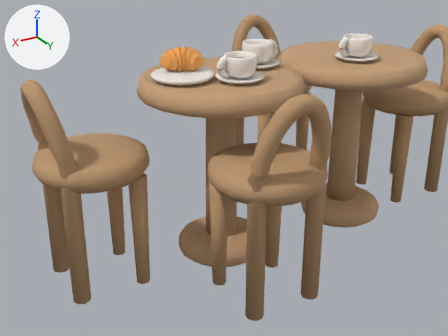
One commit to the glTF model assets/models/19-cafe-table-set/19-cafe-table-set.glb: the scene before it, then after it.
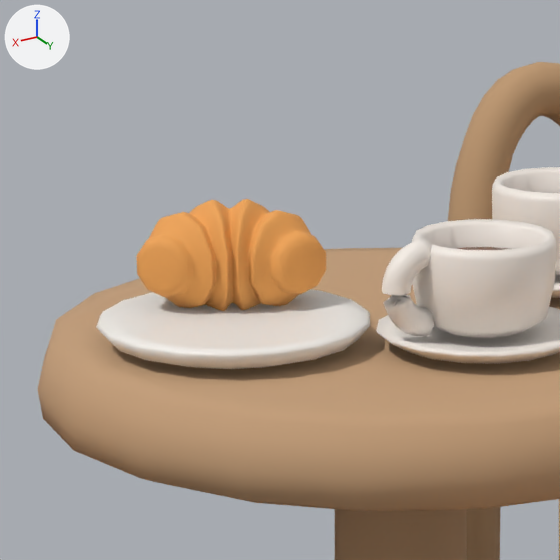
Old and new are each drawn whole from a 50 mm lens placed at (2.304, 3.042, 2.088), pointed at (0.618, 0.232, 0.683) and again close up on the part from 29% to 58% of the width and 0% to 39% of the height. The lights are fixed; the arrows at upper left show +X, +Y and +Z. The first two pictures are the older version. Where no turn or scale is listed for an object, it has been applied to the vertices.

The first close-up shows 'chair_hairpin_30', 'croissant_22', 'cup_14', 'cup_18', 'cup_handle_16', 'plate_21', 'saucer_13', 'table_pedestal_7', 'table_top_5' and 3 more.
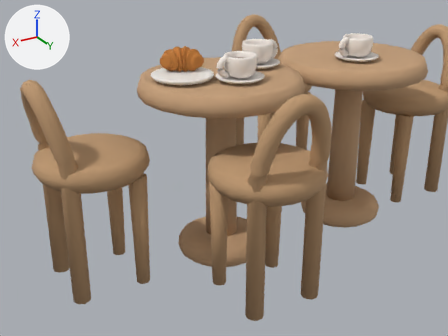
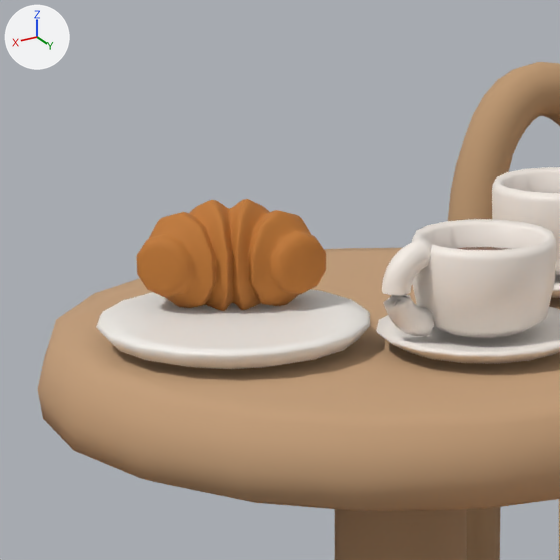
What differs and where, as boxes (x1, y1, x2, y2) in the close-ups (560 x 560 px):
'croissant_22', recoloured (darker)
    both: (136, 199, 326, 311)

What changed in the scene script:
```text
Change mat_croissant:
    mat_croissant.base_color: (0.871, 0.376, 0.0908) -> (0.527, 0.188, 0.0296)  # orange #f0a555 -> orange #c07830
```
